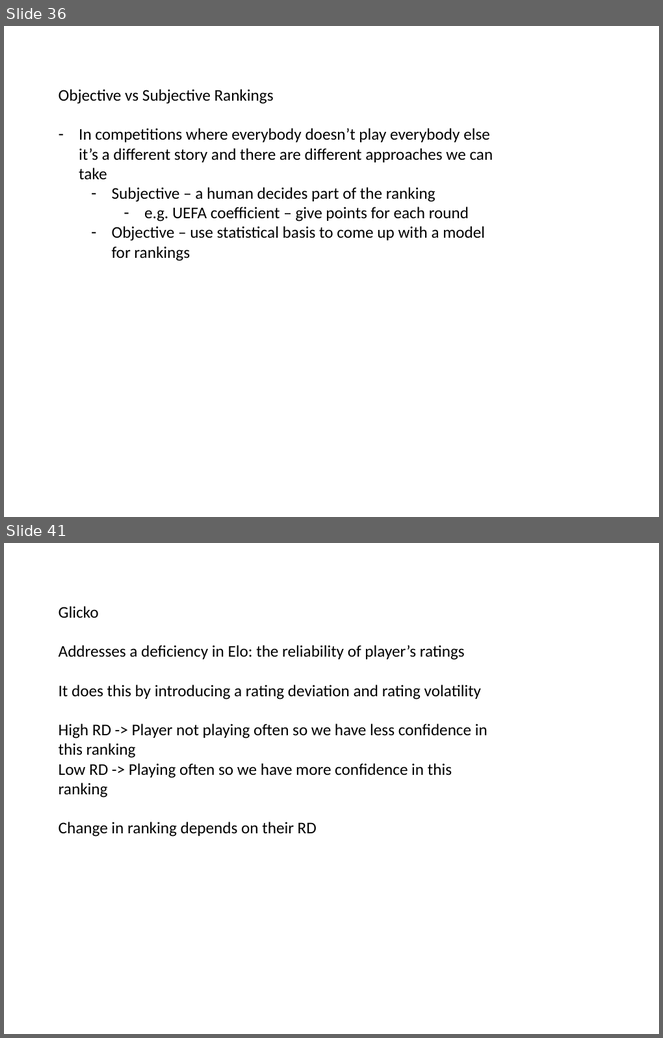
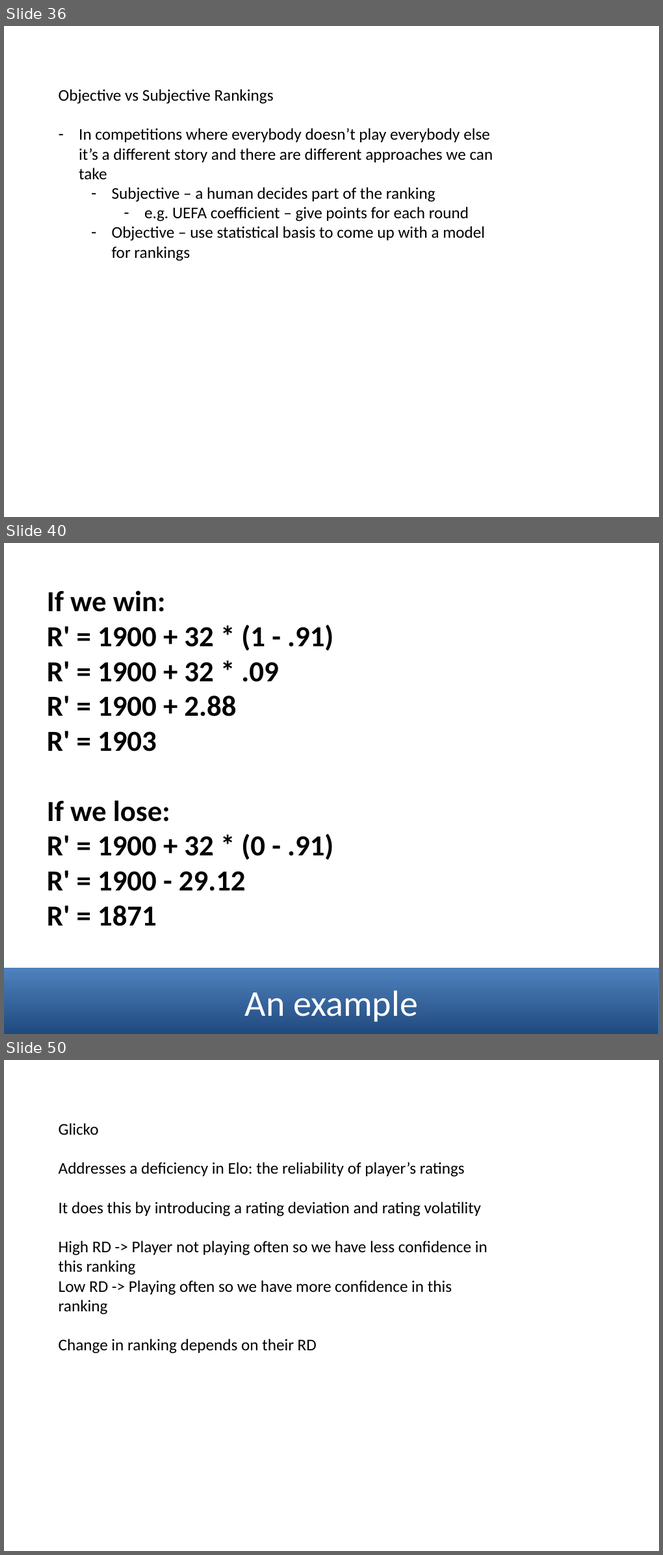
Before and after one commit to mneedham/ranking-algorithms, a slide deck: data-science-london.pptx. Shown one above the other, each under a label of ours: slides 36 and 41 before the commit, slides 36, 40 and 50 after it; the slides between them are not shown. The pictures are 663x1038 and 663x1555 pixels, drawn with LibreOffice and Linux fonts; fonts in the diff are those of the drawing. Boxes give left, top, right and bottom in pixels: in the first picture for what was removed or moved away, otherwise in the second. Text is boxed around its words. In the diff, an @@ line names an element or a change of style, - is before the commit and + after.

```diff
--- a/data-science-london.pptx
+++ b/data-science-london.pptx
@@ slide 40 added at box(4, 543, 659, 1034), background #FFFFFF @@
@@ text added at box(47, 590, 334, 927), 32 pt, text #000000, bold @@
+If we win:
+R' = 1900 + 32 * (1 - .91)
+R' = 1900 + 32 * .09
+R' = 1900 + 2.88
+R' = 1903
+If we lose:
+R' = 1900 + 32 * (0 - .91)
+R' = 1900 - 29.12
+R' = 1871
@@ rectangle added at box(4, 968, 659, 1034), fill gradient #1F497D to #4F81BD, outline #4B7EBC 0.75 pt, 40 pt, text #FFFFFF @@
+An example
@@ what was slide 41 is now slide 50 @@
```
Also in this commit, not shown: 2 slides changed, 12 other slides added, 3 slides removed, 4 other files.
